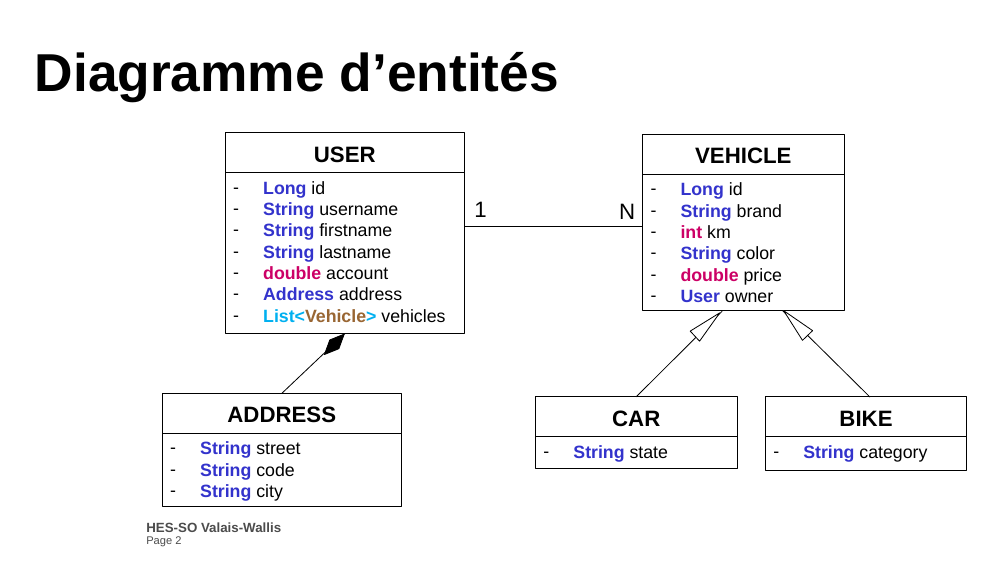
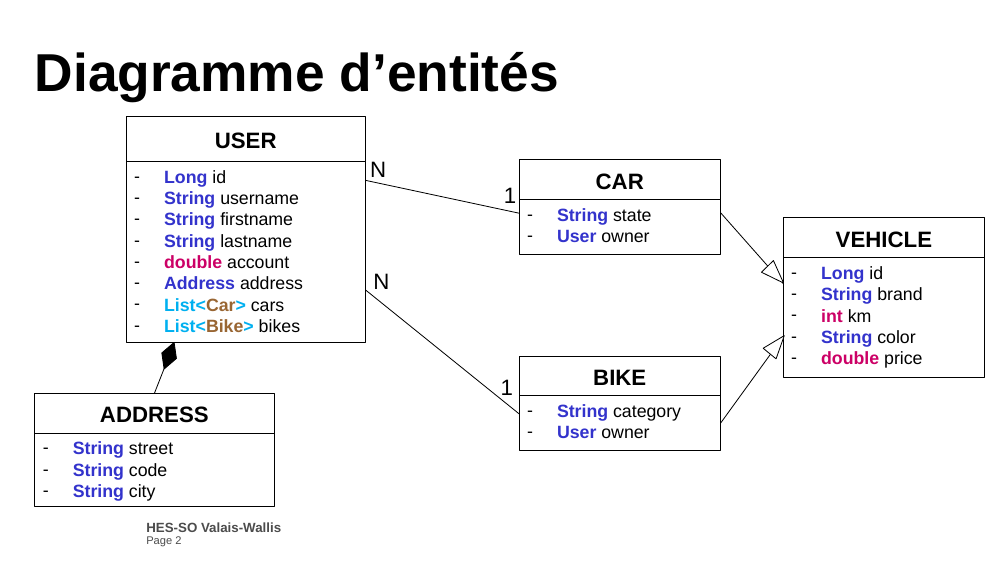
Before and after one commit to Bornatch/JavaEE_MiniProjet, a slide deck: slide 2 of Montaine_Valentin_ByeByeCar.pptx. Drawn at 1008x567 pixels with LibreOffice and Linux fonts; fonts in the diff are those of the drawing; background and template pictures are left out. Boxes give left, top, right and bottom in pixels: in the first picture for what was removed or moved away, otherwise in the second. Text is boxed around its words. In the diff, an @@ line names an element or a change of style, - is before the commit and + after.

```diff
--- a/Montaine_Valentin_ByeByeCar.pptx
+++ b/Montaine_Valentin_ByeByeCar.pptx
@@ rectangle "USER": place and size @@
-rectangle "USER" at bbox=[226, 133, 465, 174]
+rectangle "USER" at bbox=[126, 117, 366, 163]
@@ rectangle "Long id": place and size @@
-rectangle "Long id" at bbox=[226, 173, 465, 334]
+rectangle "Long id" at bbox=[126, 162, 366, 342]
@@ text "N" rewrapped from bbox=[619, 203, 635, 219] to bbox=[370, 161, 386, 183] @@
@@ text "1": place and size @@
-text "1" at bbox=[474, 201, 486, 217]
+text "1" at bbox=[504, 187, 516, 203]
@@ rectangle "CAR": place and size @@
-rectangle "CAR" at bbox=[536, 397, 738, 438]
+rectangle "CAR" at bbox=[519, 160, 721, 201]
@@ line moved from (465, 226) - (642, 226) to (366, 180) - (519, 213) @@
@@ rectangle "String state": place and size @@
-rectangle "String state" at bbox=[536, 437, 738, 469]
+rectangle "String state" at bbox=[519, 200, 721, 254]
@@ text in rectangle at bbox=[557, 229, 649, 242]: paragraph added @@
+– User owner
@@ line added from (721, 213) to (783, 283), #000000 0.75 pt @@
@@ rectangle "VEHICLE": place and size @@
-rectangle "VEHICLE" at bbox=[642, 134, 844, 175]
+rectangle "VEHICLE" at bbox=[783, 218, 985, 258]
@@ triangle at bbox=[761, 261, 790, 289]: rotation 46 to 135 degrees @@
@@ rectangle "Long id": place and size @@
-rectangle "Long id" at bbox=[642, 174, 844, 311]
+rectangle "Long id" at bbox=[783, 258, 985, 378]
@@ text in rectangle at bbox=[164, 298, 300, 332]: text changed; text colour #000000 to #00B0F0 @@
-– List<Vehicle> vehicles
+– List<Car> cars
+– List<Bike> bikes
@@ line added from (366, 290) to (519, 414), #000000 0.75 pt @@
@@ text added at bbox=[373, 273, 389, 289], 20 pt, text #000000 @@
+N
@@ text in rectangle at bbox=[681, 289, 773, 302]: paragraph removed @@
-– User owner
@@ line removed from (870, 397) to (783, 310) @@
@@ line moved from (282, 394) - (345, 334) to (154, 394) - (174, 345) @@
@@ diamond at bbox=[157, 340, 182, 372]: rotation 44 to 20 degrees @@
@@ rectangle "BIKE": place and size @@
-rectangle "BIKE" at bbox=[766, 397, 967, 438]
+rectangle "BIKE" at bbox=[519, 356, 721, 397]
@@ line moved from (636, 397) - (722, 311) to (721, 423) - (783, 337) @@
@@ triangle at bbox=[763, 330, 791, 359]: rotation 316 to 39 degrees @@
@@ text added at bbox=[501, 379, 513, 401], 20 pt, text #000000 @@
+1
@@ rectangle "ADDRESS": place and size @@
-rectangle "ADDRESS" at bbox=[162, 394, 402, 434]
+rectangle "ADDRESS" at bbox=[35, 394, 274, 434]
@@ rectangle "String category": place and size @@
-rectangle "String category" at bbox=[766, 437, 967, 471]
+rectangle "String category" at bbox=[519, 396, 721, 450]
@@ rectangle "String street": place and size @@
-rectangle "String street" at bbox=[162, 433, 402, 506]
+rectangle "String street" at bbox=[35, 433, 274, 506]
@@ text in rectangle at bbox=[557, 425, 649, 438]: paragraph added @@
+– User owner
```
Also in this commit, not shown: 2 slides added, 1 other file.
